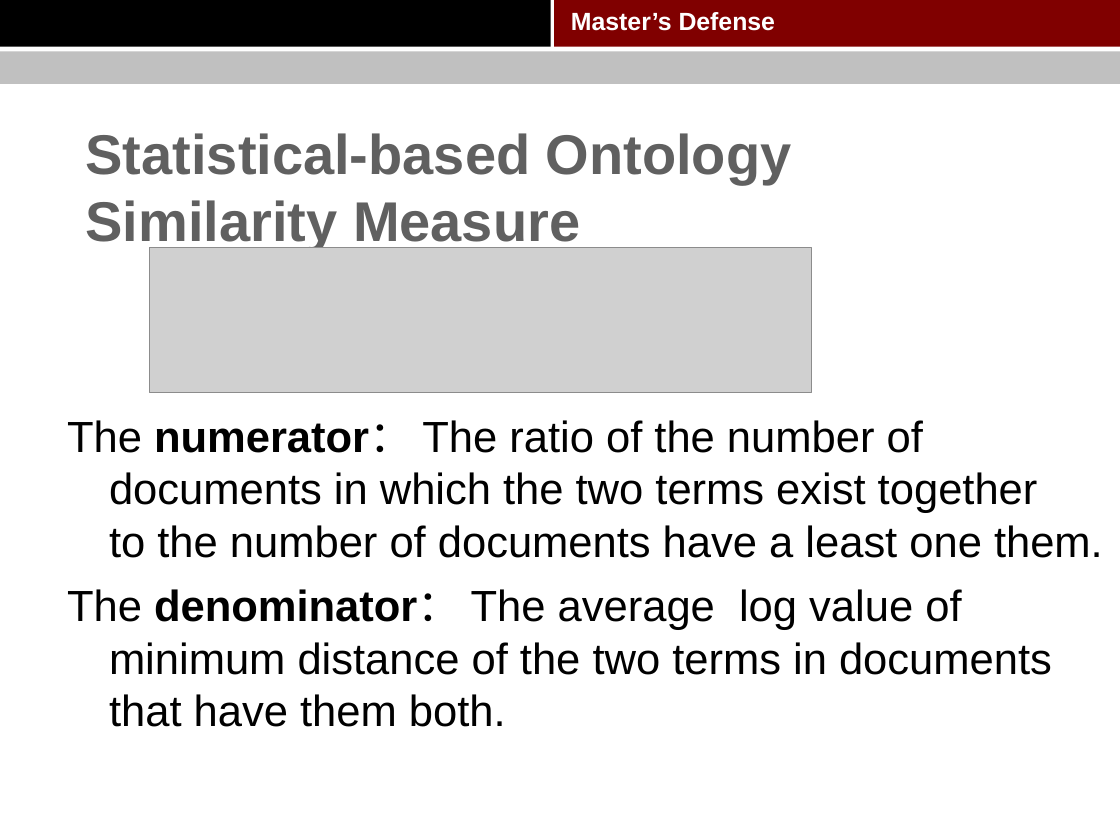
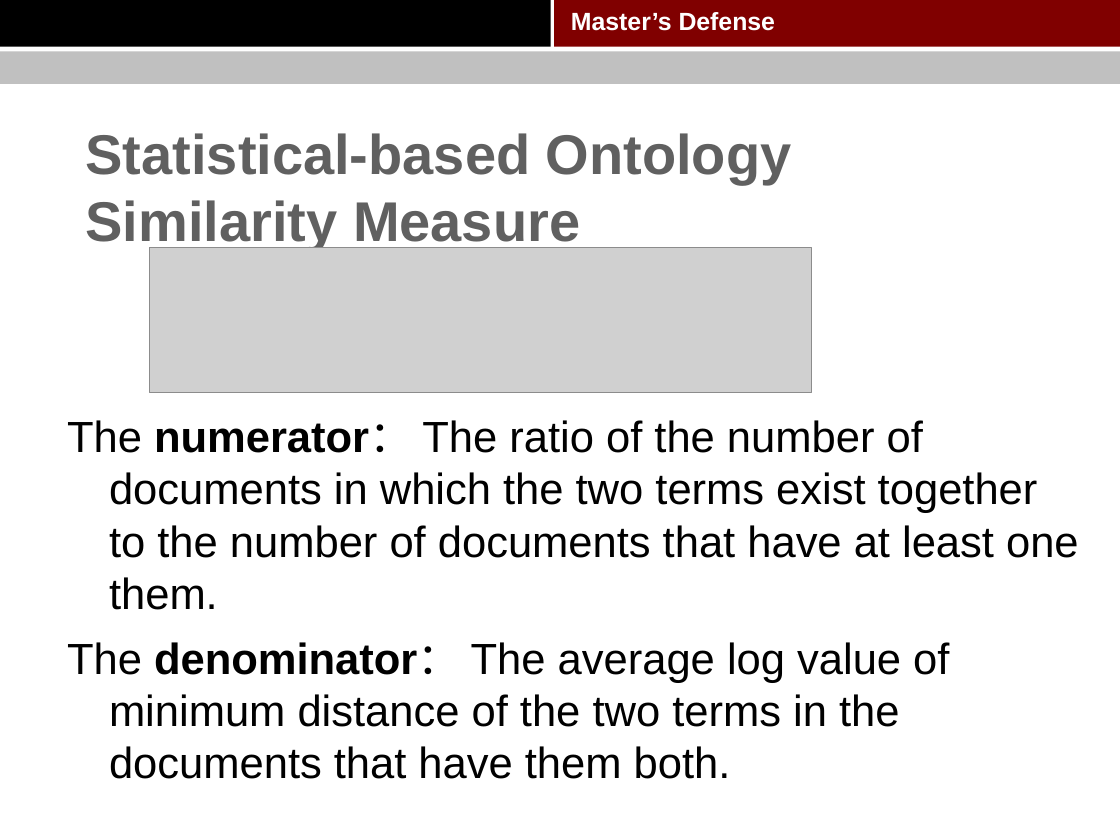
Before and after one commit to pkushiqiang/thesis, a slide deck: slide 57 of media/Master's thesis.pptx. Drawn at 1120x840 pixels with LibreOffice and Linux fonts; fonts in the diff are those of the drawing; grey boxes stand for pictures; background and template pictures are left out. Boxes give left, top, right and bottom in pixels: in the first picture for what was removed or moved away, otherwise in the second. Text is boxed around its words. In the diff, an @@ line names an element or a change of style, - is before the commit and + after.

Commit message:
update

```diff
--- a/media/Master's thesis.pptx
+++ b/media/Master's thesis.pptx
@@ text at [67,420,1079,779]: text changed @@
-The numerator： The ratio of the number of documents in which the two terms exist together to the number of documents have a least one them.
-The denominator： The average log value of minimum distance of the two terms in documents that have them both.
+The numerator： The ratio of the number of documents in which the two terms exist together to the number of documents that have at least one them.
+The denominator： The average log value of minimum distance of the two terms in the documents that have them both.
```
Also in this commit, not shown: 18 other slides changed.
